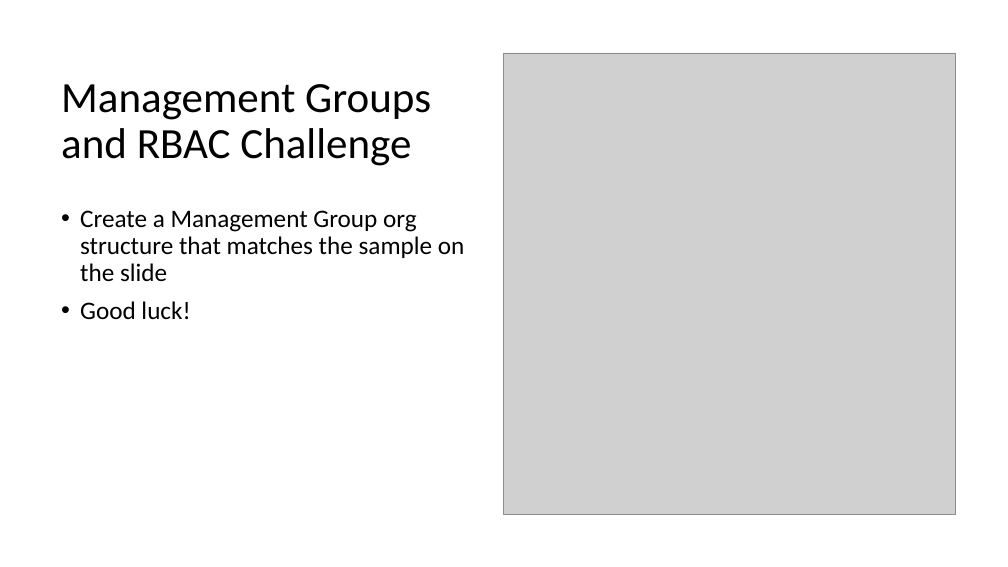
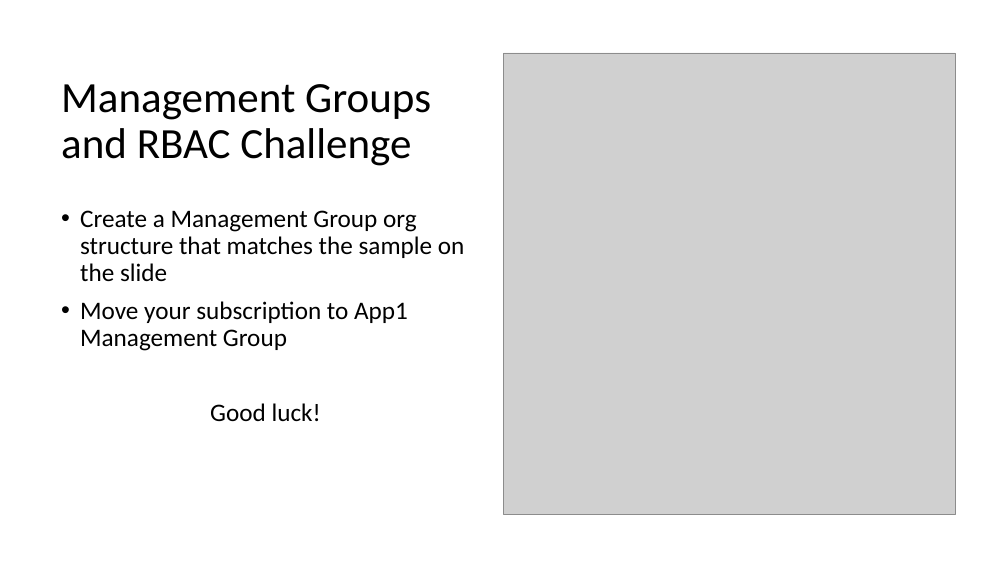
Before and after one commit to TheModin/AzureGovernance, a slide deck: slide 3 of Azure Governance Hack.pptx. Drawn at 1008x567 pixels with LibreOffice and Linux fonts; fonts in the diff are those of the drawing; grey boxes stand for pictures. Boxes give left, top, right and bottom in pixels: in the first picture for what was removed or moved away, otherwise in the second. Text is boxed around its words. In the diff, an @@ line names an element or a change of style, - is before the commit and + after.

```diff
--- a/Azure Governance Hack.pptx
+++ b/Azure Governance Hack.pptx
@@ text at (80, 301, 408, 351): paragraph added @@
+• Move your subscription to App1 Management Group
@@ text at (210, 403, 321, 421): alignment left to centre; bullet • to none @@
```
Also in this commit, not shown: 5 other slides changed, 4 other files.
